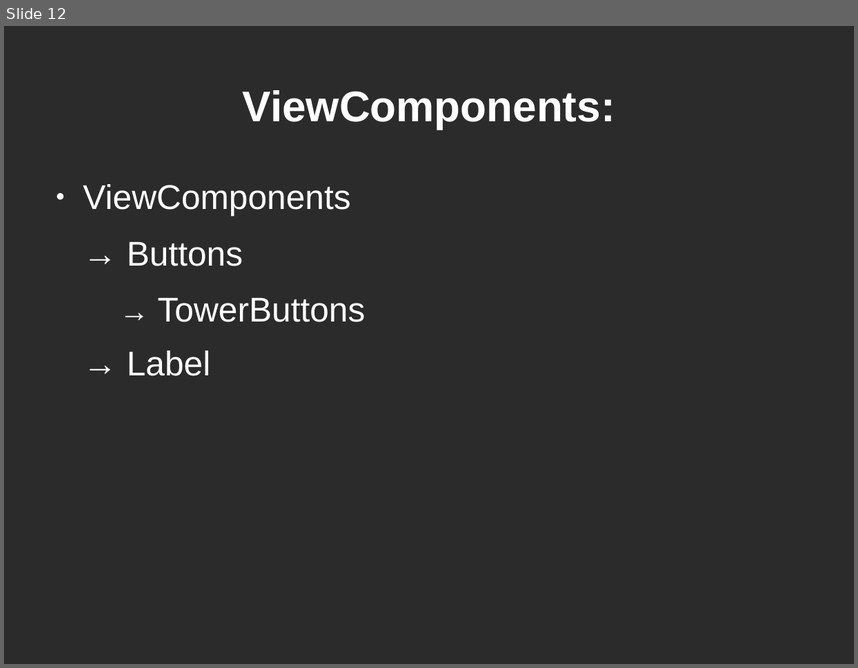
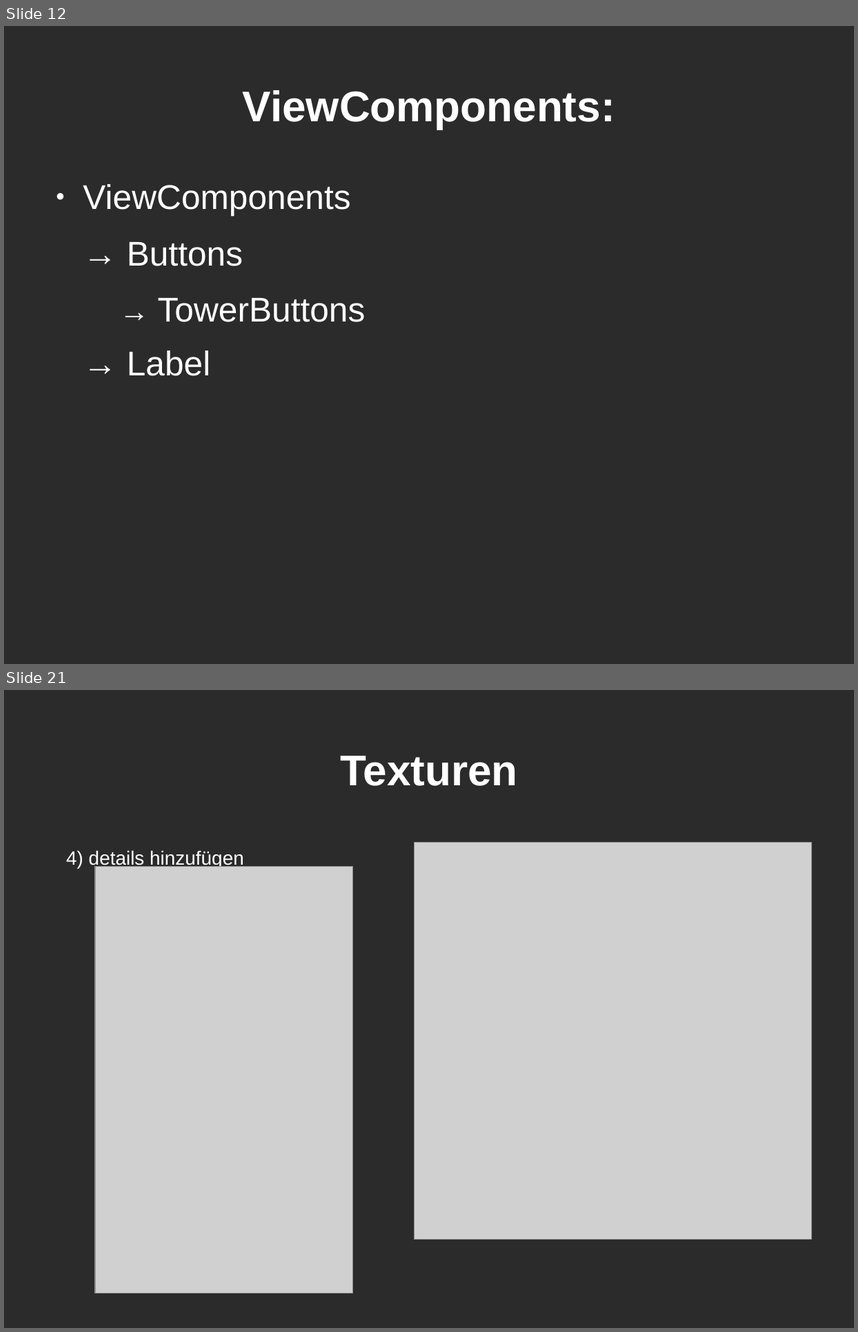
Before and after one commit to Leo1998/Kabuom, a slide deck: projektpräsentation.odp. Shown one above the other, each under a label of ours: slide 12 before the commit, slides 12 and 21 after it; the slides between them are not shown. The pictures are 858x668 and 858x1332 pixels, drawn with LibreOffice and Linux fonts; fonts in the diff are those of the drawing; grey boxes stand for pictures; background and template pictures are left out; a plain dark background stands for a picture behind light text. Boxes give left, top, right and bottom in pixels: in the first picture for what was removed or moved away, otherwise in the second. Text is boxed around its words. In the diff, an @@ line names an element or a change of style, - is before the commit and + after.

```diff
--- a/projektpräsentation.odp
+++ b/projektpräsentation.odp
@@ slide 21 added at [4,690,854,1328], background picture (left out) @@
@@ title added at [340,756,517,786], 40 pt, text #FFFFFF, bold @@
+Texturen
@@ text added at [66,850,244,868], 18 pt, text #FFFFFF @@
+4) details hinzufügen
@@ picture added at [415,842,812,1239] @@
@@ picture added at [95,866,352,1292] @@
```
Also in this commit, not shown: 2 slides changed, 7 other slides added.
